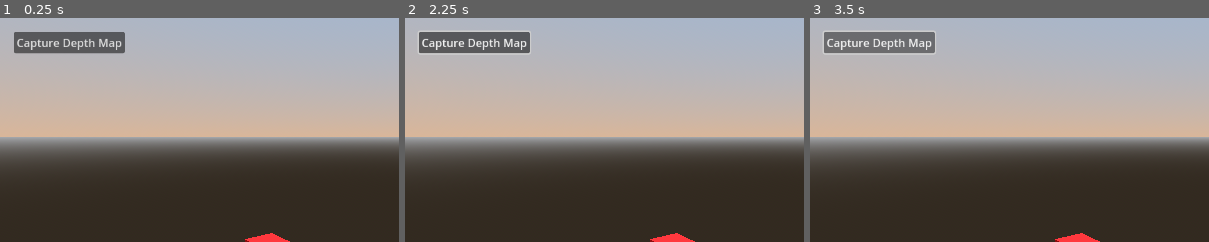
Above: before the commit, frames 1-3 (left to right).
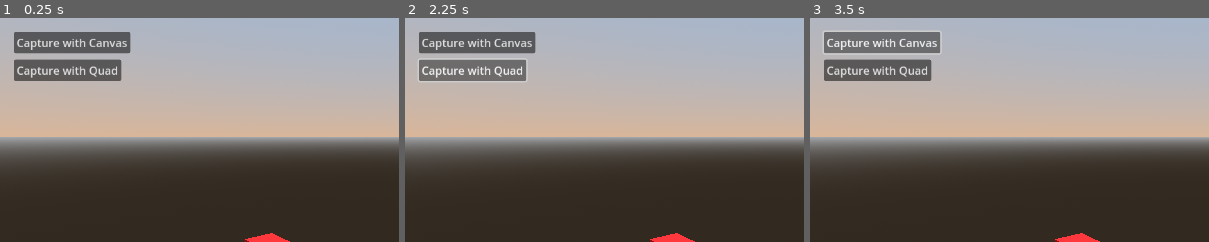
Above: after the commit, the same moments.

Repository: blkc/shader-test
Game: Godot game, scene res://scenes/main.tscn
Same seed, same stepped clock (60 frames per second), same inputs: the game is played once before the commit and once after it.
Inputs (mouse positions are % of the whole screen's width and height, from its top left):
- Up to frame 1 (0.25 s): no input
- Up to frame 2 (2.25 s): click (9, 5) at 0.5 s, where only the run before the commit has a clickable "Capture Depth Map"; click (9, 5) at 1.25 s, where only the run after the commit has a clickable "Capture with Canvas"; click (8, 12) at 2 s, where only the run after the commit has a clickable "Capture with Quad"
- Up to frame 3 (3.5 s): click (9, 5) at 2.75 s, where only the run before the commit has a clickable "Capture Depth Map"
The pictures show only the part of the screen within x 0-50%, y 0-50%; the shares and areas given below are measured in that part.

The runs differ from the first frame. In frame 1, 2.9% of the frame differs, in the area x 3-33%, y 6-29%; in frame 2, 3.2%, in the area x 3-33%, y 5-29%; in frame 3, 2.9%.

Commit message:
adding quad method

Diff:
--- a/scenes/main.tscn
+++ b/scenes/main.tscn
@@ -34,9 +34,16 @@
 
 [node name="CanvasLayer" type="CanvasLayer" parent="."]
 
-[node name="CaptureButton" type="Button" parent="CanvasLayer"]
+[node name="CanvasButton" type="Button" parent="CanvasLayer"]
 offset_left = 20.0
 offset_top = 20.0
 offset_right = 170.0
 offset_bottom = 51.0
-text = "Capture Depth Map"
+text = "Capture with Canvas"
+
+[node name="QuadButton" type="Button" parent="CanvasLayer"]
+offset_left = 20.0
+offset_top = 60.0
+offset_right = 170.0
+offset_bottom = 51.0
+text = "Capture with Quad"
--- a/scripts/depth_map_generator.gd
+++ b/scripts/depth_map_generator_canvas.gd
@@ -1,4 +1,4 @@
-class_name DepthMapGenerator
+class_name DepthMapGeneratorCanvas
 extends RefCounted
 
 static func generate_depth_map(
@@ -49,13 +49,13 @@
     sub_vp.queue_free()
     return img
 
-static func save_depth_map_debug(depth_image: Image, filepath: String = "user://depth_map_debug.png") -> bool:
+static func save_depth_map_debug(depth_image: Image, filepath: String = "user://depth_map_canvas_debug.png") -> bool:
     if depth_image == null:
-        print("[DepthMapGenerator] No image to save")
+        printerr("[DepthMapGenerator] No image to save")
         return false
     var err = depth_image.save_png(filepath)
     if err != OK:
-        print("[DepthMapGenerator] Failed to save PNG: %s" % err)
+        printerr("[DepthMapGenerator] Failed to save PNG: %s" % err)
         return false
     return true
 
@@ -74,7 +74,7 @@
     float lin = (2.0 * near_plane * far_plane) /
                 (far_plane + near_plane - z_ndc * (far_plane - near_plane));
     float norm = clamp((lin - near_plane)/(far_plane - near_plane), 0.0, 1.0);
-    COLOR = vec4(vec3(norm), 1.0);
+    COLOR = vec4(vec3(1.0 - norm), 1.0);
 }
 """
     mat.shader = sh
--- /dev/null
+++ b/scripts/depth_map_generator_quad.gd
@@ -0,0 +1,82 @@
+class_name DepthMapGeneratorQuad
+extends RefCounted
+
+static func generate_depth_map(parent_vp: Viewport, camera: Camera3D, size: Vector2) -> Image:
+    if not parent_vp or not camera:
+        printerr("[DepthMapGeneratorQuad] Invalid Viewport or Camera provided.")
+        return null
+
+    var sub_vp = SubViewport.new()
+    sub_vp.size = size
+    sub_vp.render_target_update_mode = SubViewport.UPDATE_ONCE
+    sub_vp.transparent_bg = true
+    sub_vp.world_3d = parent_vp.world_3d
+    parent_vp.add_child(sub_vp)
+
+    var cam = Camera3D.new()
+    cam.global_transform = camera.global_transform
+    cam.projection = camera.projection
+    cam.keep_aspect = camera.keep_aspect
+    cam.near = camera.near
+    cam.far = camera.far
+    cam.current = true
+    sub_vp.add_child(cam)
+
+    var quad = MeshInstance3D.new()
+    quad.mesh = QuadMesh.new()
+    quad.mesh.size = Vector2(2, 2)
+    quad.extra_cull_margin = 16384.0
+    quad.material_override = _make_quad_depth_shader(cam.far)
+    cam.add_child(quad)
+
+    await sub_vp.get_tree().process_frame
+    await sub_vp.get_tree().process_frame
+
+    var img = sub_vp.get_texture().get_image()
+
+    sub_vp.queue_free()
+    return img
+
+static func save_depth_map_debug(depth_image: Image, filepath: String = "user://depth_map_quad_debug.png") -> bool:
+    if depth_image == null:
+        printerr("[DepthMapGeneratorQuad] No image to save")
+        return false
+    var err = depth_image.save_png(filepath)
+    if err != OK:
+        printerr("[DepthMapGeneratorQuad] Failed to save PNG: %s" % err)
+        return false
+    return true
+
+static func _make_quad_depth_shader(far_plane: float) -> ShaderMaterial:
+    var mat = ShaderMaterial.new()
+    var sh = Shader.new()
+    sh.code = """
+shader_type spatial;
+render_mode unshaded, cull_disabled, depth_test_disabled;
+
+uniform sampler2D DEPTH_TEXTURE : hint_depth_texture;
+uniform float far_plane;
+
+void vertex() {
+    POSITION = vec4(VERTEX.xy, 1.0, 1.0);
+}
+
+void fragment() {
+    float depth = texture(DEPTH_TEXTURE, SCREEN_UV).r;
+
+    #if CURRENT_RENDERER == RENDERER_COMPATIBILITY
+    vec3 ndc = vec3(SCREEN_UV, depth) * 2.0 - 1.0;
+    #else
+    vec3 ndc = vec3(SCREEN_UV * 2.0 - 1.0, depth);
+    #endif
+
+    vec4 view = INV_PROJECTION_MATRIX * vec4(ndc, 1.0);
+    view.xyz /= view.w;
+    float linear_depth = -view.z;
+
+    ALBEDO = vec3(1.0 - (linear_depth / far_plane));
+}
+"""
+    mat.shader = sh
+    mat.set_shader_parameter("far_plane", far_plane)
+    return mat
--- a/scripts/ui.gd
+++ b/scripts/ui.gd
@@ -1,10 +1,12 @@
 extends Node3D
 
-@onready var capture_button = $CanvasLayer/CaptureButton
+@onready var capture_button = $CanvasLayer/CanvasButton
+@onready var quad_button = $CanvasLayer/QuadButton
 @onready var camera = $Camera3D
 @onready var mesh_instance = $MeshInstance3D
 
-const DepthMapGenerator = preload("res://scripts/depth_map_generator.gd")
+const DepthMapGenerator = preload("res://scripts/depth_map_generator_canvas.gd")
+const DepthMapGeneratorQuad = preload("res://scripts/depth_map_generator_quad.gd")
 
 func _ready():
     var mat = StandardMaterial3D.new()
@@ -12,11 +14,21 @@
     mesh_instance.set_surface_override_material(0, mat)
 
     capture_button.show()
-    capture_button.pressed.connect(_on_capture_pressed)
+    capture_button.pressed.connect(_on_capture_canvas_pressed)
 
-func _on_capture_pressed():
+    quad_button.show()
+    quad_button.pressed.connect(_on_capture_quad_pressed)
+
+func _on_capture_canvas_pressed():
     var vp = get_viewport()
     var size = vp.size
-    var img = await DepthMapGenerator.generate_depth_map(vp, camera, size)
+    var img = await DepthMapGeneratorCanvas.generate_depth_map(vp, camera, size)
     if img:
-        DepthMapGenerator.save_depth_map_debug(img)
+        DepthMapGeneratorCanvas.save_depth_map_debug(img)
+
+func _on_capture_quad_pressed():
+    var vp = get_viewport()
+    var size = vp.size
+    var img = await DepthMapGeneratorQuad.generate_depth_map(vp, camera, size)
+    if img:
+        DepthMapGeneratorQuad.save_depth_map_debug(img)
Renamed: scripts/depth_map_generator.gd.uid -> scripts/depth_map_generator_canvas.gd.uid
Not shown, added: scripts/depth_map_generator_quad.gd.uid
